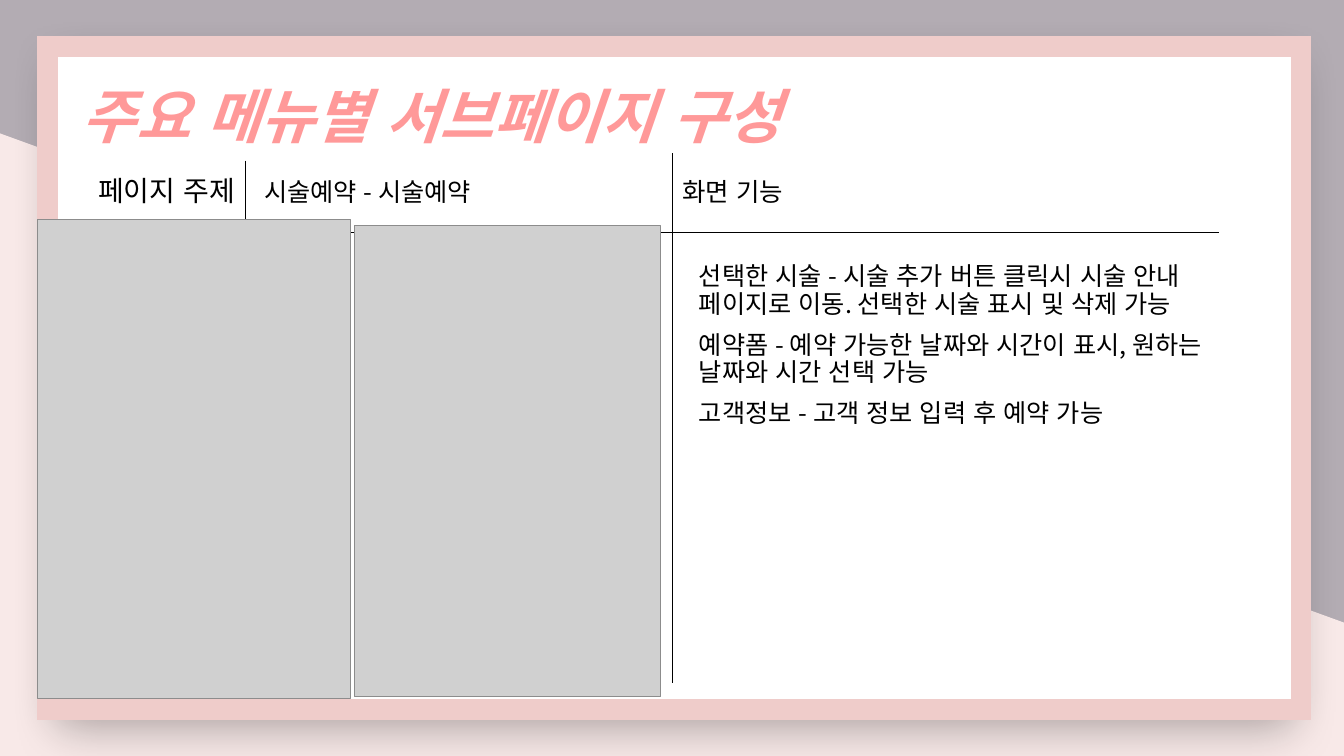
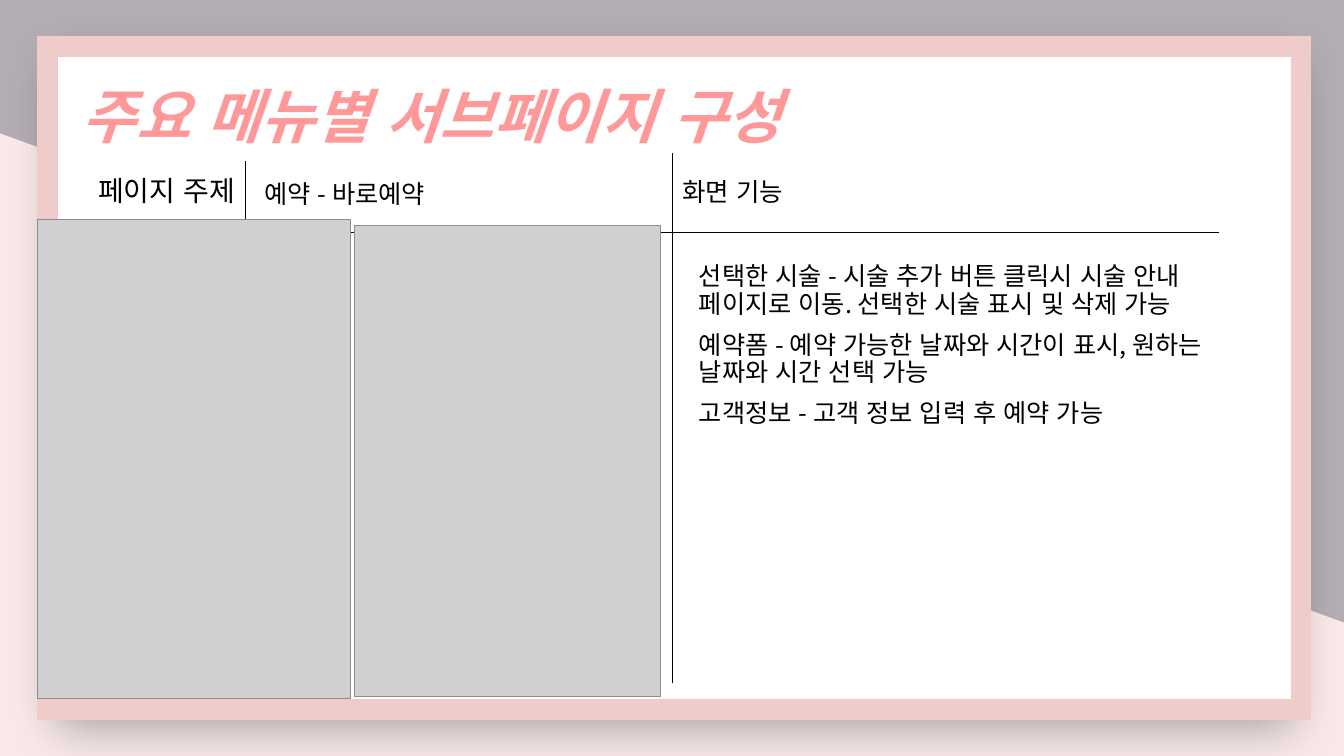
Before and after one commit to nimi2838/thecare, a slide deck: slide 16 of 졸작 기획서.pptx (slide 14 before the commit). Drawn at 1344x756 pixels with LibreOffice and Linux fonts; fonts in the diff are those of the drawing; grey boxes stand for pictures. Boxes give left, top, right and bottom in pixels: in the first picture for what was removed or moved away, otherwise in the second. Text is boxed around its words. In the diff, an @@ line names an element or a change of style, - is before the commit and + after.

```diff
--- a/졸작 기획서.pptx
+++ b/졸작 기획서.pptx
@@ text at [264, 182, 425, 205]: text changed @@
-시술예약 - 시술예약
+예약 - 바로예약
```
Also in this commit, not shown: 14 other slides changed, 1 slide added, 1 other file.
